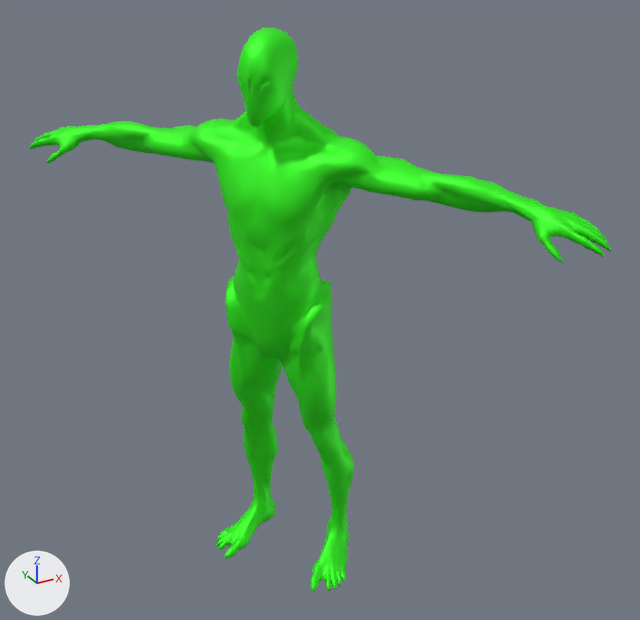
What one commit did to the glTF model public/models/undeadWithAnimGreen.glb.
Both versions are drawn from a 50 mm camera at (-1.065, -2.147, 1.611) aimed at (0.101, -0.027, 0.551). Every picture has the same lights, and +X, +Y and +Z are marked at lower left.

Objects in the first picture: 'Ch30'.
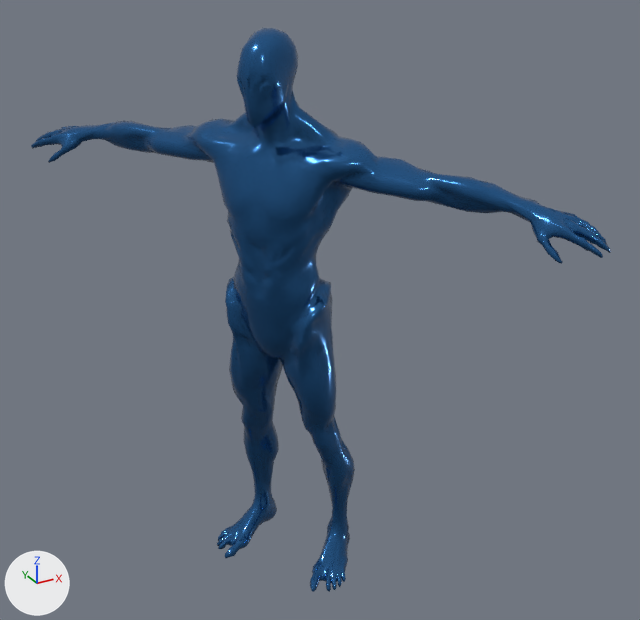
The newer file is also turned or shifted as a whole; pictures and numbers use the older file's frame.

The change, as a list of edits to the scene's bpy script:
```text
Change mat_ch30_body1:
    mat_ch30_body1.base_color: (0.0423, 1.0, 0.0168) -> (0.0217, 0.121, 0.319)  # green #3aff23 -> blue #296299
    mat_ch30_body1.roughness: 0.553 -> 0.176
Change mat_ch30_body:
    mat_ch30_body.base_color: (0.0423, 1.0, 0.0168) -> (0.0217, 0.121, 0.319)  # green #3aff23 -> blue #296299
    mat_ch30_body.roughness: 0.553 -> 0.176
Change ob_ch30:
    ob_ch30.rotation_euler: (0.0, 0.0, 0.0) -> (0.0, 0.0, -0.0111)  # degrees (0, 0, 0) -> degrees (0, 0, -0.6)
```

Pixel boxes [x1, y1, x2, y2] of what changed, in the pictures (640 x 620 px):
'Ch30', recoloured, surface changed, turned (green to blue): before [29, 28, 611, 592]; after [31, 28, 611, 592]
